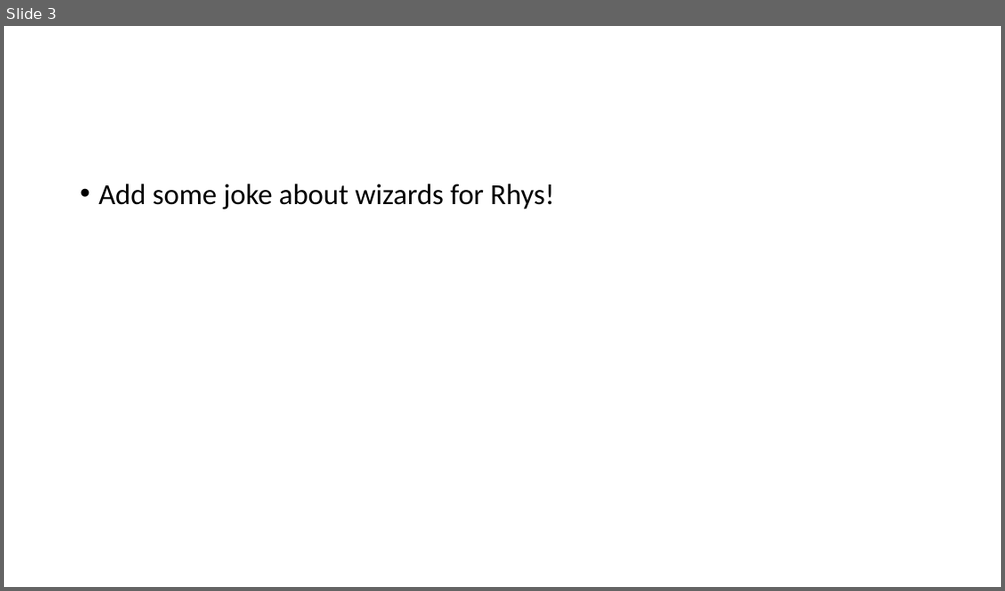
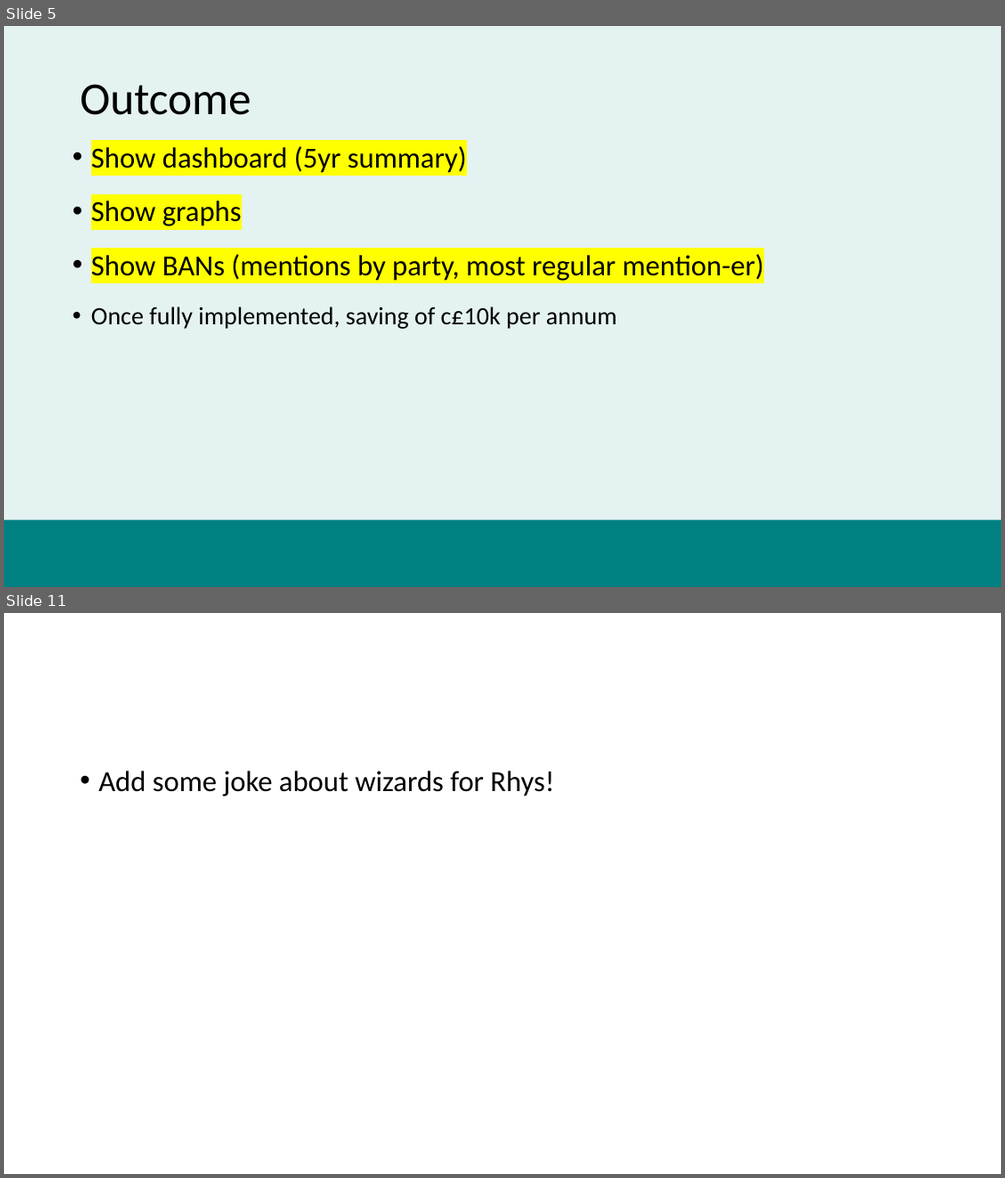
Before and after one commit to datasciencecampus/uk-parliament-stats, a slide deck: user-engagement/fpp-presentation.pptx. Shown one above the other, each under a label of ours: slide 3 before the commit, slides 5 and 11 after it; the slides between them are not shown. The pictures are 1005x591 and 1005x1178 pixels, drawn with LibreOffice and Linux fonts; fonts in the diff are those of the drawing; background and template pictures are left out. Boxes give left, top, right and bottom in pixels: in the first picture for what was removed or moved away, otherwise in the second. Text is boxed around its words. In the diff, an @@ line names an element or a change of style, - is before the commit and + after.

```diff
--- a/user-engagement/fpp-presentation.pptx
+++ b/user-engagement/fpp-presentation.pptx
@@ slide 5 added at (4, 26, 1001, 587), background #008080 at 10% opacity @@
@@ title added at (80, 84, 251, 115), 44 pt, text #000000 @@
+Outcome
@@ text added at (91, 146, 764, 329), 28 pt, text #000000 @@
+• Show dashboard (5yr summary)
+• Show graphs
+• Show BANs (mentions by party, most regular mention-er)
+• Once fully implemented, saving of c£10k per annum
@@ rectangle added at (4, 520, 1001, 587), fill #008080 @@
@@ what was slide 3 is now slide 11 @@
```
Also in this commit, not shown: 1 slide changed, 8 other slides added, 2 slides removed, 1 other file.
